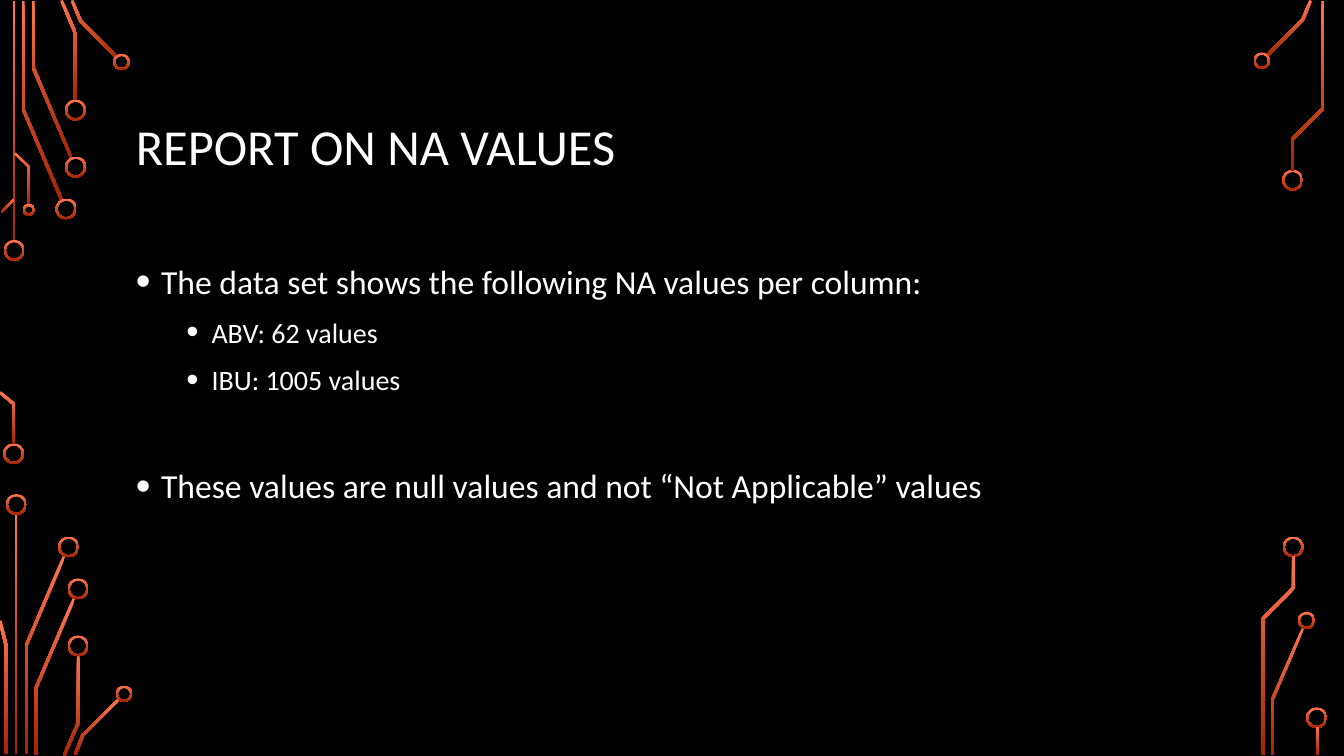
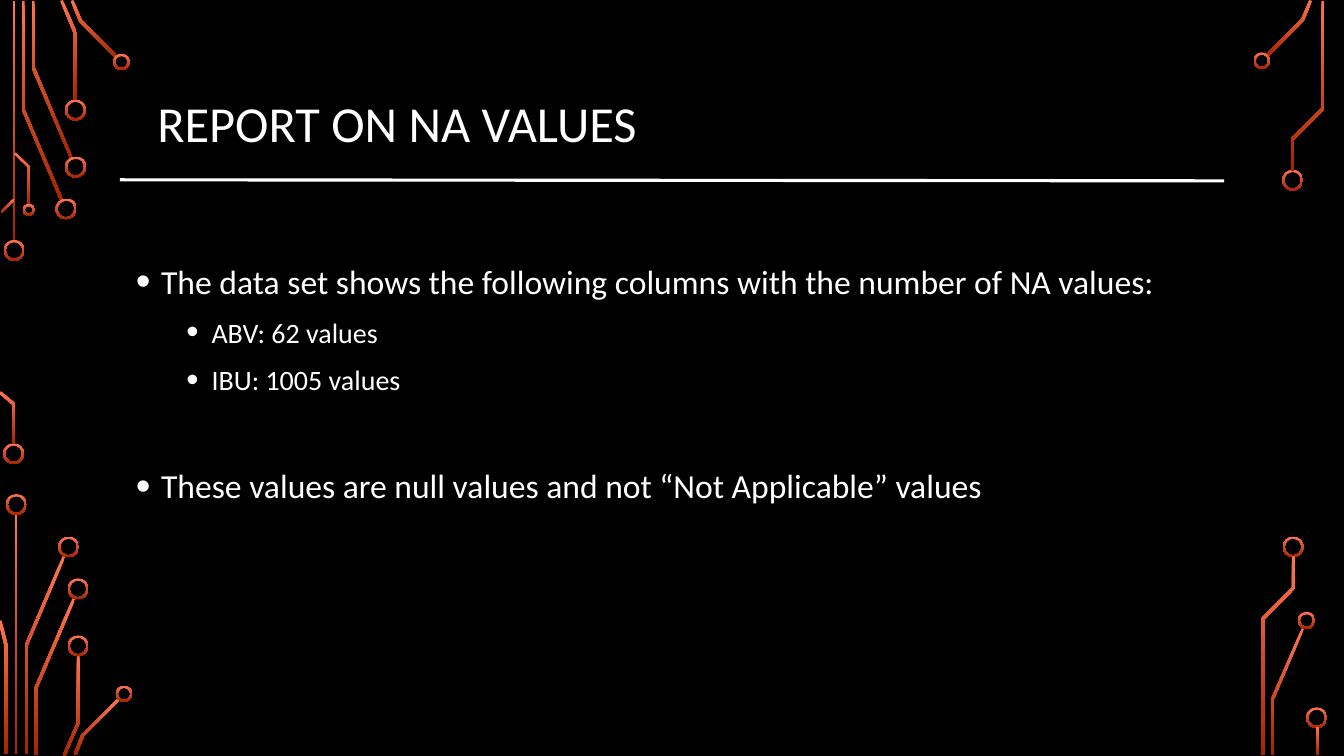
Before and after one commit to arron71/CaseStudy1, a slide deck: slide 5 of CaseStudy1 Presentation.pptx. Drawn at 1344x756 pixels with LibreOffice and Linux fonts; fonts in the diff are those of the drawing; background and template pictures are left out. Boxes give left, top, right and bottom in pixels: in the first picture for what was removed or moved away, otherwise in the second. Text is boxed around its words. In the diff, an @@ line names an element or a change of style, - is before the commit and + after.

```diff
--- a/CaseStudy1 Presentation.pptx
+++ b/CaseStudy1 Presentation.pptx
@@ title "REPORT ON NA VALUES" moved from (x1=136, y1=132, x2=615, y2=166) to (x1=157, y1=109, x2=637, y2=143) @@
@@ line added from (120, 179) to (1224, 180), #FFFFFF 2.25 pt @@
@@ text at (x1=161, y1=270, x2=1153, y2=300): text changed @@
-• The data set shows the following NA values per column:
+• The data set shows the following columns with the number of NA values:
```
Also in this commit, not shown: 5 other slides changed, 4 slides added, 1 slide removed, 2 other files.
